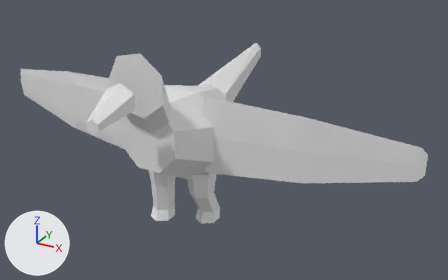
The OBJ model data/animals/rolinha/walk/4.obj, before and after one commit.
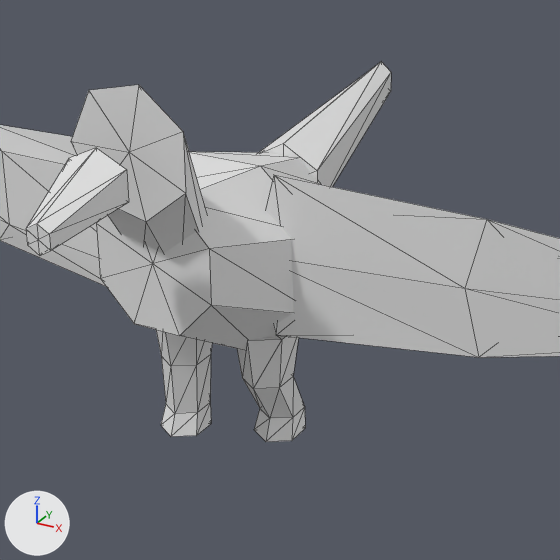
Each version is shown whole from a camera (50 mm lens) standing at (0.568, -0.87, 0.621) and looking at (0.058, 0.058, 0.158), then close up on the part from 17% to 76% of the width and 5% to 100% of the height. Every picture has the same lights, and +X, +Y and +Z are marked at lower left. The older version's two pictures come first. The close-ups show mesh edges as thin lines. Where no turn or scale is listed for an object, it has been applied to the vertices.

The older version as bpy lines, for what is in view:
```python
me_rolinha_walk_4 = bpy.data.meshes.new('rolinha_walk_4')
me_rolinha_walk_4.from_pydata(...)  # 156 vertices, 280 faces; spans x -0.428..0.426, y -0.232..0.306, z 0.0..0.362
ob_rolinha_walk_4 = bpy.data.objects.new('rolinha_walk_4', me_rolinha_walk_4)
ob_rolinha_walk_4.location = (0.0, 0.0, 0.0)
```
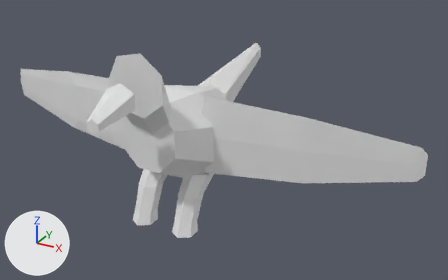
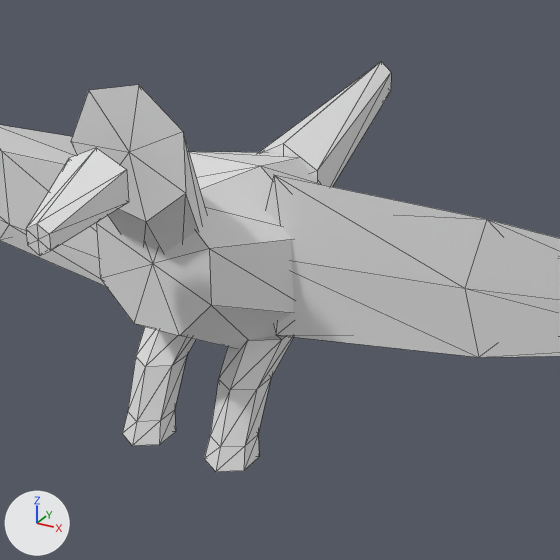
The newer file is also turned or shifted as a whole; pictures and numbers use the older file's frame.

What differs and where, as boxes (x1, y1, x2, y2) in the close-ups (560 x 560 px; the box of a moved part takes in the faces that stretch with it):
'rolinha_walk_4', reshaped
    before: (0, 62, 560, 442)
    after: (0, 62, 560, 472)
part 1 of me_rolinha_walk_4, moved or reshaped
    before: (254, 407, 305, 442)
    after: (204, 435, 259, 472)
part 2 of me_rolinha_walk_4, moved or reshaped
    before: (161, 403, 211, 437)
    after: (123, 410, 176, 446)
part 3 of me_rolinha_walk_4, moved or reshaped
    before: (156, 330, 305, 418)
    after: (128, 327, 293, 447)

The edits, one by one:
me_rolinha_walk_4 is used by ob_rolinha_walk_4; location (0.0, 0.0, 0.0).
me_rolinha_walk_4 had 156 vertices, 280 faces and spanned x -0.428..0.426, y -0.232..0.306, z 0.0..0.362.
me_rolinha_walk_4 now has 156 vertices, 280 faces and spans x -0.428..0.426, y -0.232..0.306, z 0.021..0.362.
me_rolinha_walk_4 part 1: all 13 vertices in x 0.023..0.063, y -0.005..0.047, z 0.007..0.027 are moved by (0.0, -0.082, 0.014).
me_rolinha_walk_4 part 2: all 13 vertices in x -0.063..-0.023, y -0.03..0.022, z 0.0..0.02 are moved by (0.0, -0.057, 0.021).
me_rolinha_walk_4 part 3: all 12 vertices in x -0.062..0.062, y -0.024..0.024, z 0.07 are moved by (0.0, -0.038, 0.017).
